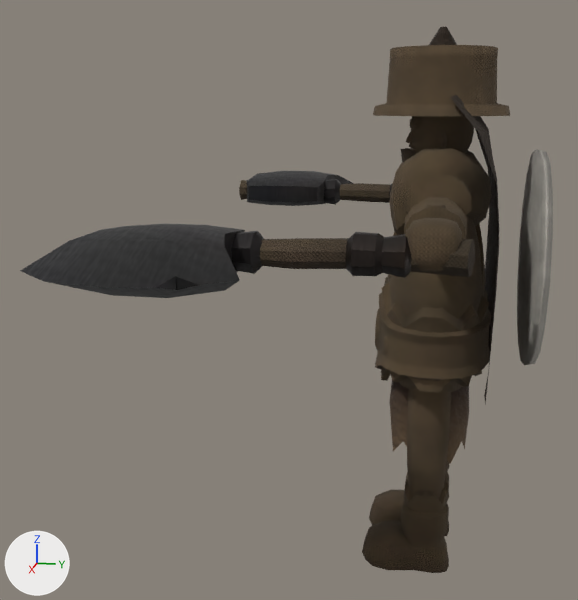
The glTF model csharp/Unciv.Godot/Packs/units/models/unit/Jaguar.glb as it was, and as the next commit left it.
The view is the same before and after, from a 50 mm camera at (1.411, 0.018, 0.83) aimed at (0.021, -0.26, 0.483). Every picture has the same lights, and +X, +Y and +Z are marked at lower left. The older version comes first. Where no turn or scale is listed for an object, it has been applied to the vertices. Vertices at exactly the same position are counted once.

The first picture shows '1H_Axe', '1H_Axe_Offhand', 'Barbarian_Cape', 'Warrior'.
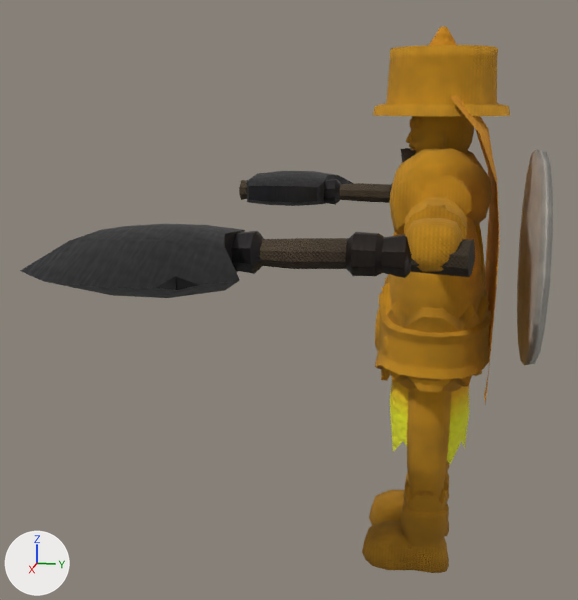
Boxes [x1, y1, x2, y2] around the edits, measured in the pictures (578 x 600 px):
part 1 of me_mesh_skinned, recoloured (brown to orange): [362, 27, 510, 573] in both
part 2 of me_mesh_barbarian_cape, recoloured (lighter): [450, 95, 499, 404] in both

The change, as a diff of the scene's bpy script:
```diff
--- a/csharp/Unciv.Godot/Packs/units/models/unit/Jaguar.glb.py
+++ b/csharp/Unciv.Godot/Packs/units/models/unit/Jaguar.glb.py
@@ me_mesh_skinned @@
 me_mesh_skinned.from_pydata(...)  # 2607 vertices, 4793 faces; spans x -0.401..0.401, y -0.118..0.189, z 0.011..0.957
 # used by ob_warrior; location = (0.0, 0.0, -0.011)
+# me_mesh_skinned part 1: 4469 faces centred in x -0.401..0.401, y -0.114..0.106, z 0.012..0.957 are repainted in the vertex colours; the middle colour goes from brown #5a4935 to orange #d09416
 me_mesh_skinned.materials.append(mat_wool)
@@ me_mesh_barbarian_cape @@
 me_mesh_barbarian_cape.from_pydata(...)  # 53 vertices, 78 faces; spans x -0.192..0.192, y 0.011..0.102, z -0.493..0.009
 # used by ob_barbarian_cape; location = (0.0, 0.0, 0.845)
+# me_mesh_barbarian_cape part 2: 78 faces centred in x -0.167..0.167, y 0.03..0.101, z -0.476..-0.015 are repainted in the vertex colours; the middle colour goes from brown #352616 to orange #fdaa16
 me_mesh_barbarian_cape.materials.append(mat_fur)
```
